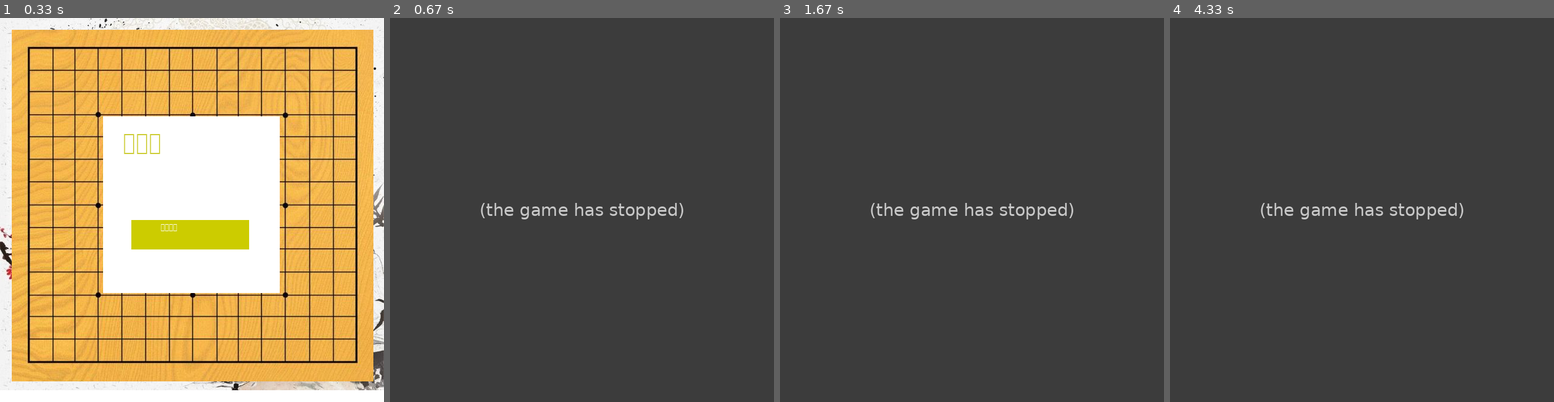
Above: before the commit, frames 1-4 (left to right).
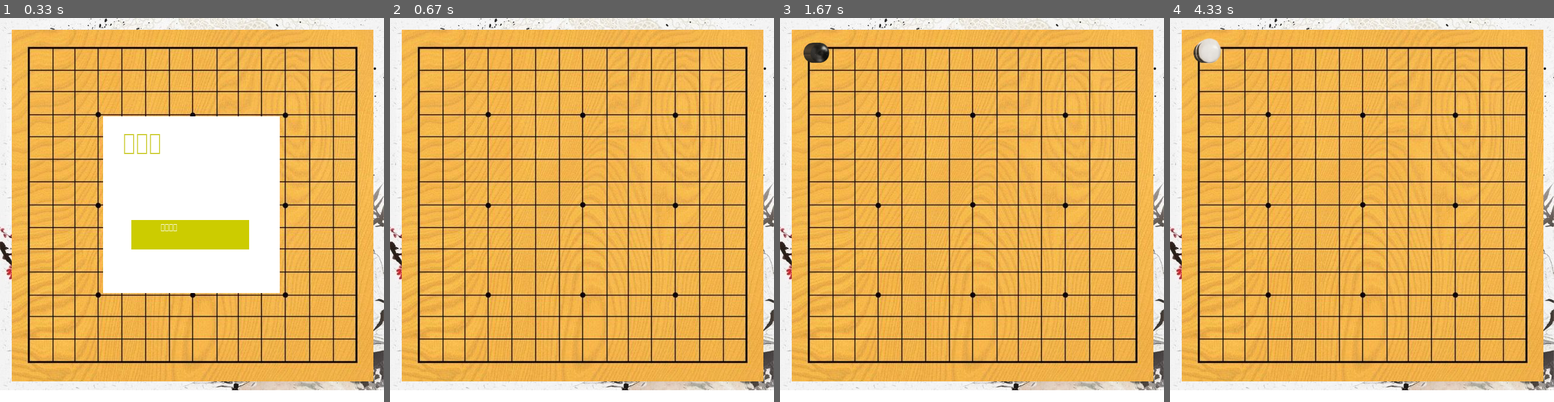
Above: after the commit, the same moments.

Repository: MyslZhao/test_tk
Game: pygame game, started from 五子棋/main.py
The game is run twice, just before and just after one commit, with the same random seed, the same clock (stepped at 60 frames per second) and the same inputs.
Inputs (mouse positions are in pixels of both pictures, inside the frame that each line leads up to):
- Up to frame 1 (0.33 s): no input
- Up to frame 2 (0.67 s): click (566, 225) at 0.38 s
- Up to frame 3 (1.67 s): move the mouse to (852, 298) at 1.17 s; click (852, 298) at 1.33 s
- Up to frame 4 (4.33 s): click (1223, 198) at 2.2 s; click (1362, 256) at 2.53 s; click (1481, 202) at 3.92 s; move the mouse to (1242, 160) at 4.2 s

Frame 1 is identical in both runs. In frame 2, 100% of the frame differs, in the area x 0-100%, y 0-100%; in frame 3, 100%; in frame 4, 100%.
Error before the commit: TypeError: __init__() should return None, not 'int' (main.py line 112); the game stopped at 0.38 s (later frames are placeholders)

Commit message:
五子棋:(0.4)

Diff:
--- a/五子棋/main.py
+++ b/五子棋/main.py
@@ -1,5 +1,6 @@
 import pygame as pg
 from random import choice
+from time import sleep
 # -*- coding: utf-8 -*-
 #相关数据与图片初始化
 LOCA_ARGC=(554,532)
@@ -12,42 +13,74 @@
 COLOR_PIC={0:None,1:WHITE_PIC,2:BLACK_PIC}
 
 class board:
-    start_point=(20,20)
+    statue_board=[]
+    start_point=(47,49)
     pix_size = (0,0)
     size = (15, 15)
+    x_dist = 0
+    y_dist = 0
     x_loca=[]
     y_loca=[]
-    bias = 5
+    bias = 12
     player = []  # 玩家列表，存储两个玩家对象
     def __init__(self, size: tuple[int, int], player1: 'player', player2: 'player'):
+        """
+         棋盘对象初始化
+        """
+        cache=[]
+        for i in range(15):
+            cache.append(0)
+        for j in range(15):
+            self.statue_board.append(cache)
+        del cache
         self.pix_size = size  # 设置棋盘像素大小
-        x_dist=int(self.pix_size[0] / (self.size[0]-1))
-        y_dist=int(self.pix_size[0] / (self.size[0]-1))
-        for i in range(14):
-            self.x_loca.append(x_dist*i)
-            self.y_loca.append(i*y_dist)
+        self.x_dist=int(self.pix_size[0] / (self.size[0]-1)) #计算棋格宽度
+        self.y_dist=int(self.pix_size[0] / (self.size[0]-1)) #计算棋格高度
+        for i in range(15):
+            # 位置序号
+            self.x_loca.append(i)
+            self.y_loca.append(i)
         self.player.append(player1)  # 添加玩家1
         self.player.append(player2)  # 添加玩家2
-        return 0
+        return None
     def check(self):
-        pass
-    def place_piece(self,player:'player',pix_loca:tuple[int,int]):
-        for x in self.x_loca:
-            for y in self.y_loca:
-                m=(x-self.bias+self.start_point[0]-pix_loca[0])*(x+self.bias+self.start_point[0]-pix_loca[0])
-                n=(y-self.bias+self.start_point[1]-pix_loca[1])*(y+self.bias+self.start_point[1]-pix_loca[1])
-                if m < 0 and n < 0:
-                    surface.blit(COLOR_PIC[player.color], (x+self.start_point[0] - 32, y+self.start_point[1] - 32))
+        return False
+    def place_piece(self,player:'player',surface):
+        done = False
+        statue = []
+        while not done:
+            pix_loca=list(player.place_piece())
+            if str(pix_loca[0]) == 'False':
+                done=True
+                statue=[False,False]
+                continue
+            for x in self.x_loca:
+                for y in self.y_loca:
+                    m=(x*self.x_dist-self.bias+self.start_point[0]-pix_loca[0])*(x+self.bias+self.start_point[0]-pix_loca[0])
+                    n=(y*self.y_dist-self.bias+self.start_point[1]-pix_loca[1])*(y+self.bias+self.start_point[1]-pix_loca[1])
+                    print(m,n)
+                    if m <= 0 and n <= 0:
+                        print(player.color)
+                        surface.blit(COLOR_PIC[player.color],
+                                     (x+self.start_point[0] - player.bias[player.color-1][0],
+                                      y+self.start_point[1] - player.bias[player.color-1][1]))
+                        pg.display.update()
+                        done =True
+                        statue=[x,y]
+                        continue
+        return statue
 
-    def start(self):
+    def start(self,surface):
         turn=[False,False]
         turn[choice([0,1])]=True
         game=True
         while game:
-            for i in range(1):
-                if turn[i]:
-                    self.place_piece(self.player[i],self.player[i].place_piece())
+            sleep(1)
+            for m in range(2):
+                if turn[m]:
+                    self.place_piece(self.player[m],surface)
                     if self.check():
+                        print("checked")
                         game=False
                     turn.reverse()
         self.result()
@@ -59,6 +92,7 @@
     """玩家类"""
     score=0
     color=0
+    bias=[[30,45],[20,30]]
     turn = False
     def __init__(self, color:int):
         self.color = color
@@ -68,7 +102,18 @@
     def get_score(self):
         return str(self.score)
     def place_piece(self):
-        loca=pg.mouse.get_pos()  # 获取鼠标位置
+        print('place')
+        loca=()
+        done=False
+        while not done:
+            for event in pg.event.get():
+                if event.type == pg.MOUSEBUTTONDOWN:
+                    print('get')
+                    loca = pg.mouse.get_pos()
+                    done = True
+                elif event.type == pg.QUIT:
+                    loca =(False,False)
+                    done = True
         return loca
 
 def welcome_msg():
@@ -97,7 +142,6 @@
                 x=(button_bg.x+button_bg.width-loca[0])*(button_bg.x-loca[0])
                 y=(button_bg.y+button_bg.height-loca[1])*(button_bg.y-loca[1])
                 if x < 0 and y < 0:
-                    print("out")
                     surface.fill((0,0,0))
                     pg.display.flip()
                     start=True
@@ -110,7 +154,7 @@
     white=player(1)
     black=player(2)
     game=board(LOCA_ARGC,white,black)
-    game.start()
+    game.start(surface)
 
 def disp(surface):
     surface.fill((255, 255, 255))  # 设置背景颜色为白色
Binary file changed: 五子棋/black.png
Binary file changed: 五子棋/whit.png
